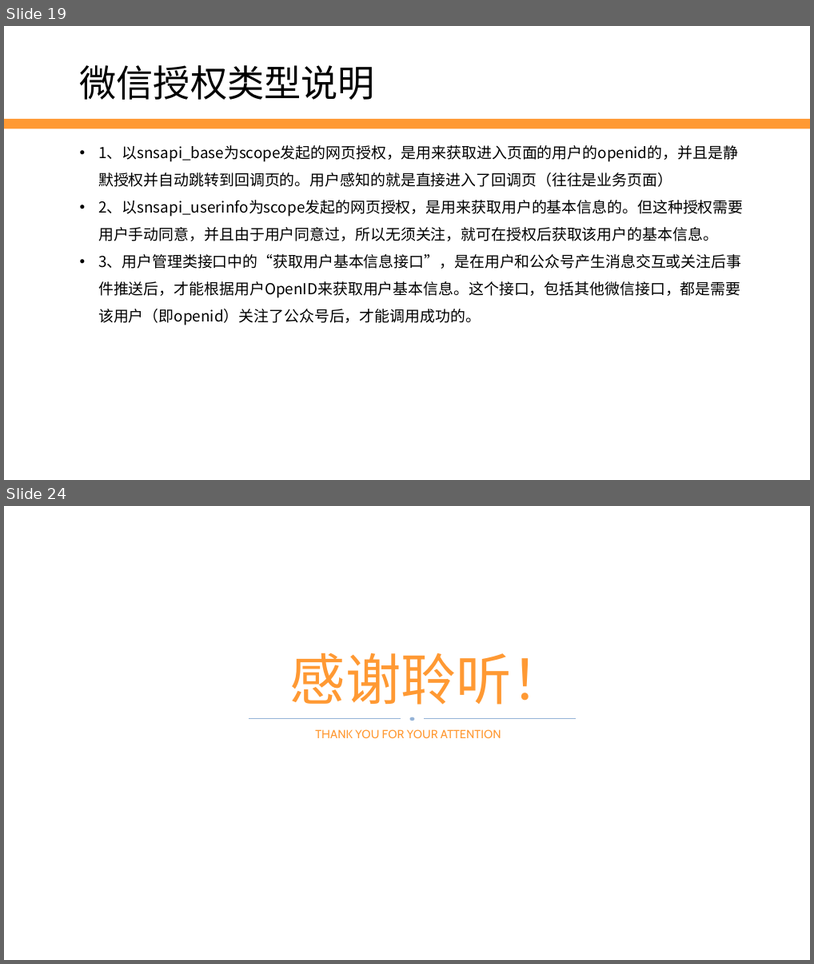
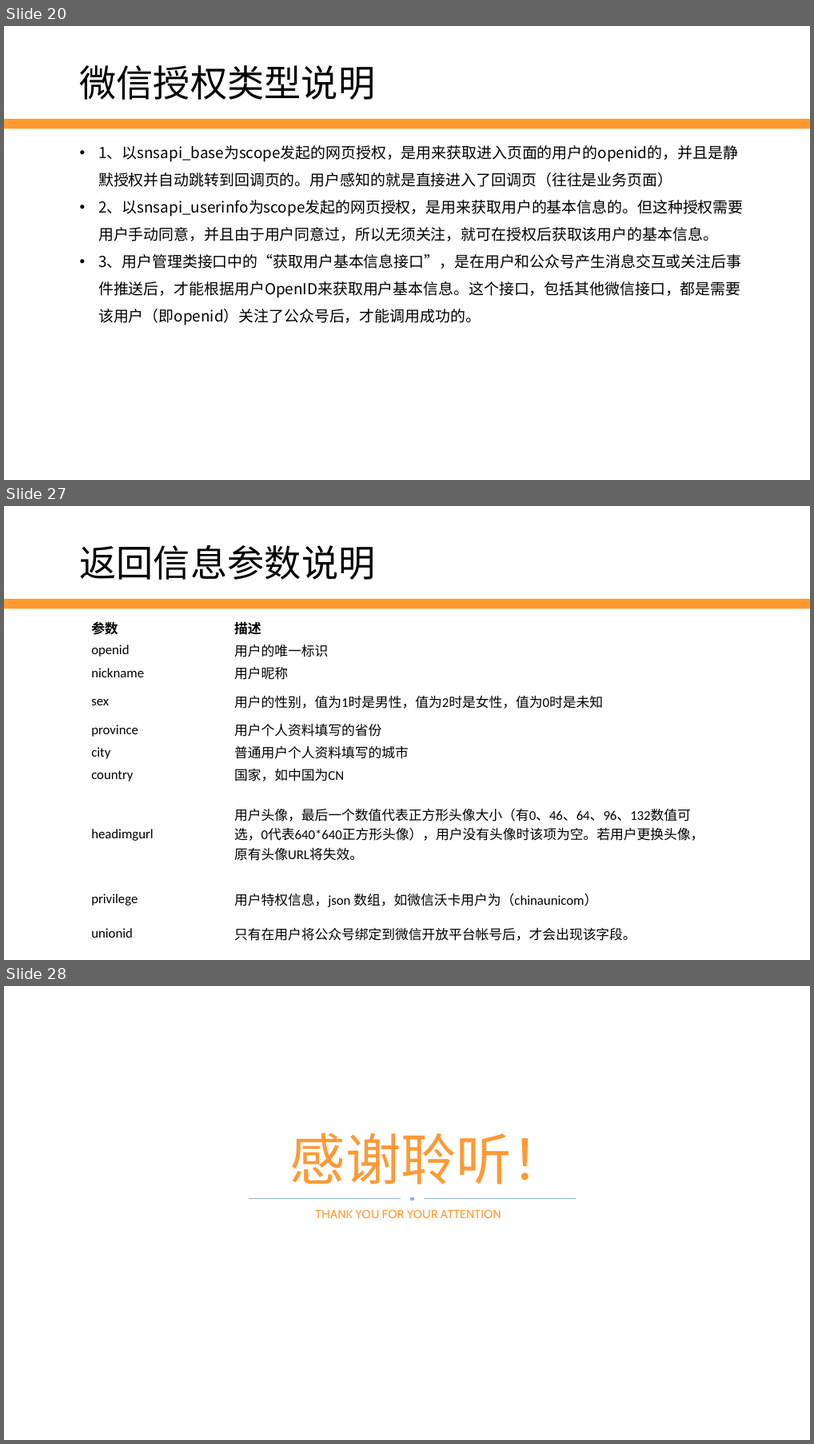
Before and after one commit to edu2act/2017-2018_1st_Wechat_Web_Programming, a slide deck: 课程ppt/第11讲 微信支付与Oauth授权.pptx. Shown one above the other, each under a label of ours: slides 19 and 24 before the commit, slides 20, 27 and 28 after it; the slides between them are not shown. The pictures are 814x964 and 814x1444 pixels, drawn with LibreOffice and Linux fonts; fonts in the diff are those of the drawing; background and template pictures are left out. Boxes give left, top, right and bottom in pixels: in the first picture for what was removed or moved away, otherwise in the second. Text is boxed around its words. In the diff, an @@ line names an element or a change of style, - is before the commit and + after.

```diff
--- a/课程ppt/第11讲 微信支付与Oauth授权.pptx
+++ b/课程ppt/第11讲 微信支付与Oauth授权.pptx
@@ slide 27 added at box(4, 506, 810, 960), background #FFFFFF; not listed: 1 template element that a slide beside it also shows @@
@@ text added at box(80, 545, 376, 580), 44 pt, text #000000 @@
+返回信息参数说明
@@ table added at box(90, 616, 704, 944), 10 rows, 2 columns @@
+参数 | 描述
+openid | 用户的唯一标识
+nickname | 用户昵称
+sex | 用户的性别，值为1时是男性，值为2时是女性，值为0时是未知
+province | 用户个人资料填写的省份
+city | 普通用户个人资料填写的城市
+country | 国家，如中国为CN
+headimgurl | 用户头像，最后一个数值代表正方形头像大小（有0、46、64、96、132数值可选，0代表640*640正方形头像），用户没有头像时该项为空。若用户更换头像，原有头像URL将失效。
+privilege | 用户特权信息，json 数组，如微信沃卡用户为（chinaunicom）
+unionid | 只有在用户将公众号绑定到微信开放平台帐号后，才会出现该字段。
@@ what was slide 19 is now slide 20 @@
@@ what was slide 24 is now slide 28 @@
```
Also in this commit, not shown: 6 slides changed, 5 other slides added, 2 slides removed, 5 other files.
